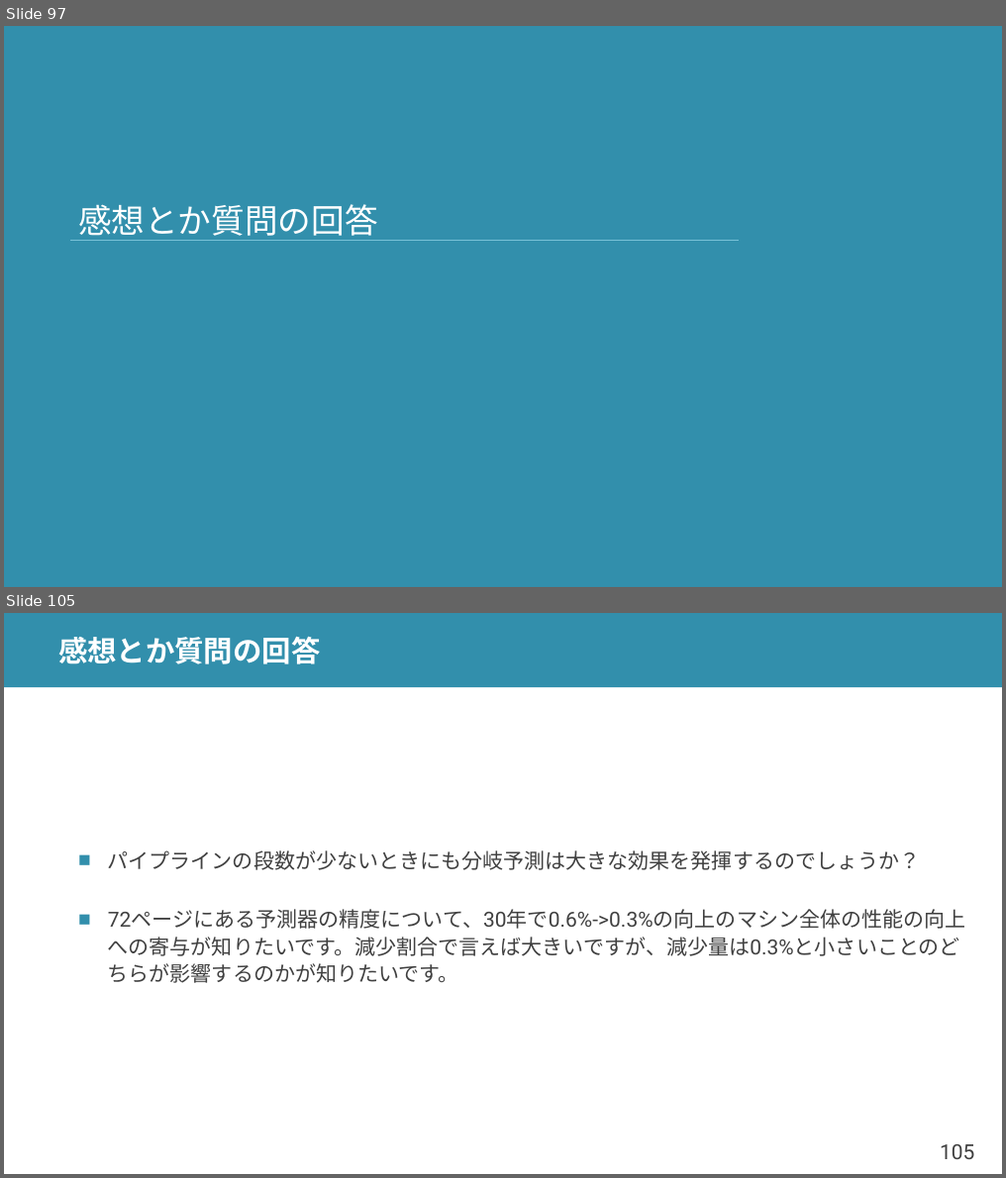
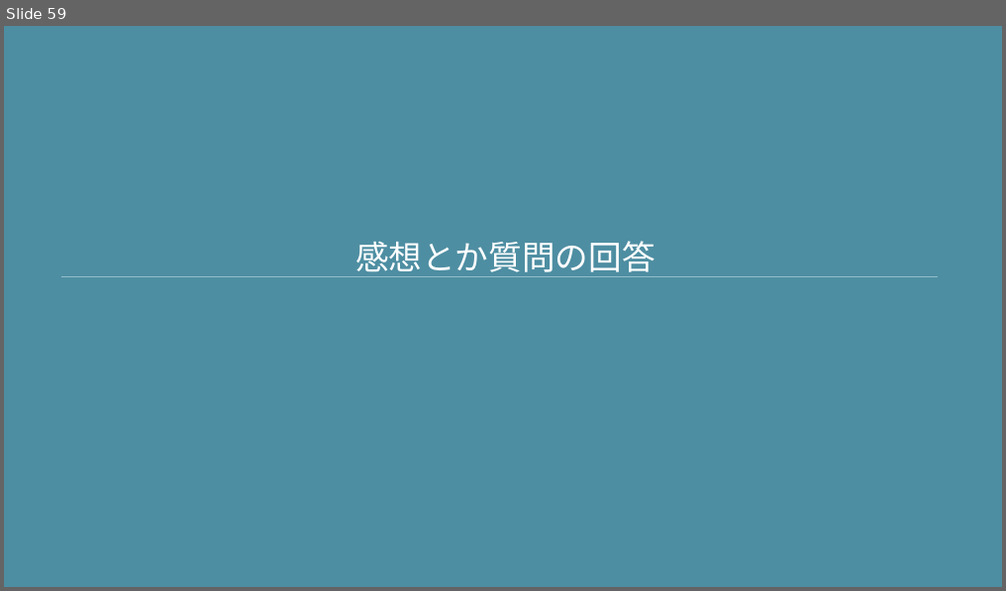
Before and after one commit to shioyadan/advanced-computer-organization, a slide deck: aco-shioya-07.pptx. Shown one above the other, each under a label of ours: slides 97 and 105 before the commit, slide 59 after it; the slides between them are not shown. The pictures are 1006x1178 and 1006x591 pixels, drawn with LibreOffice and Linux fonts; fonts in the diff are those of the drawing. Boxes give left, top, right and bottom in pixels: in the first picture for what was removed or moved away, otherwise in the second. Text is boxed around its words. In the diff, an @@ line names an element or a change of style, - is before the commit and + after.

```diff
--- a/aco-shioya-07.pptx
+++ b/aco-shioya-07.pptx
@@ slide 105 removed at (4, 613, 1002, 1174), background #FFFFFF @@
@@ rectangle removed at (4, 613, 1002, 687) @@
@@ title removed at (58, 636, 320, 664) @@
-感想とか質問の回答
@@ text removed at (108, 851, 966, 983) @@
-■ パイプラインの段数が少ないときにも分岐予測は大きな効果を発揮するのでしょうか？
-■ 72ページにある予測器の精度について、30年で0.6%->0.3%の向上のマシン全体の性能の向上への寄与が知りたいです。減少割合で言えば大きいですが、減少量は0.3%と小さいことのどちらが影響するのかが知りたいです。
@@ page number removed at (940, 1145, 974, 1159) @@
-105
@@ what was slide 97 is now slide 59 @@
@@ slide 59 changed as well @@
@@ background #328FAC to #4E8EA2 @@
@@ title "感想とか質問の回答": place and size @@
-title "感想とか質問の回答" at (78, 204, 378, 241)
+title "感想とか質問の回答" at (355, 241, 655, 277)
@@ title "感想とか質問の回答" at (355, 241, 655, 277): alignment left to centre @@
@@ line removed from (70, 240) to (740, 240) @@
@@ line added from (60, 277) to (938, 277), #92BDCA 0.75 pt @@
```
Also in this commit, not shown: 55 other slides changed, 31 slides added, 56 other slides removed, 2 other files.
